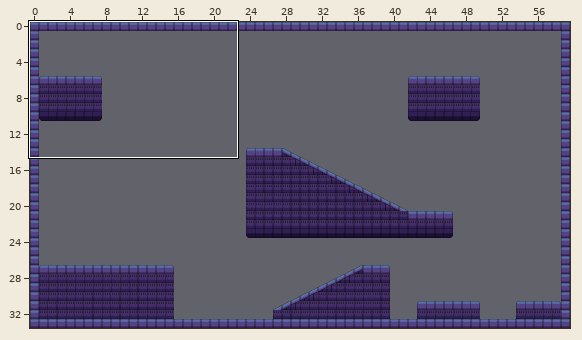
A Tiled map gets an edit: assets/tiles/mapa1.tmx. The picture above shows the old version from afar; the outline marks the close-up.
Close-up. Before the commit:
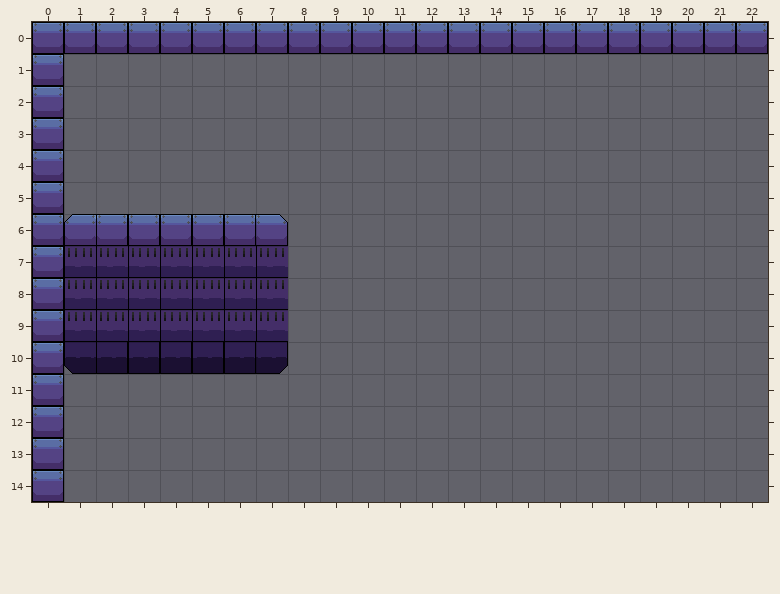
Cells are 32x32 px. Shown: x 0..22, y 0..14. The commit also changed other parts of the map, which this record leaves out.
The same view after the edit:
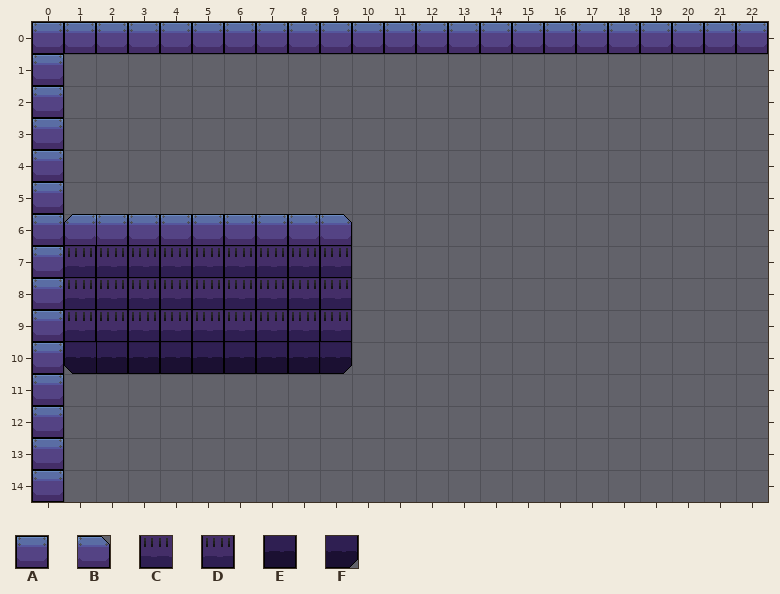
Key: from "tilemap1_32": A 1, B 2, C 8, D 9, E 17, F 18.
_ is an empty cell.
What changed:
Layer "suelos":
Tile A replaces tile B in row 6 at x 7.
Tile A is added in row 6 at x 8.
Tile B is added in row 6 at x 9.
Tile D replaces tile C in rows 7 to 9 at x 1 to 7.
Tile D is added in rows 7 to 9 at x 8 to 9.
Tile E replaces tile F in row 10 at x 7.
Tile E is added in row 10 at x 8.
Tile F is added in row 10 at x 9.
